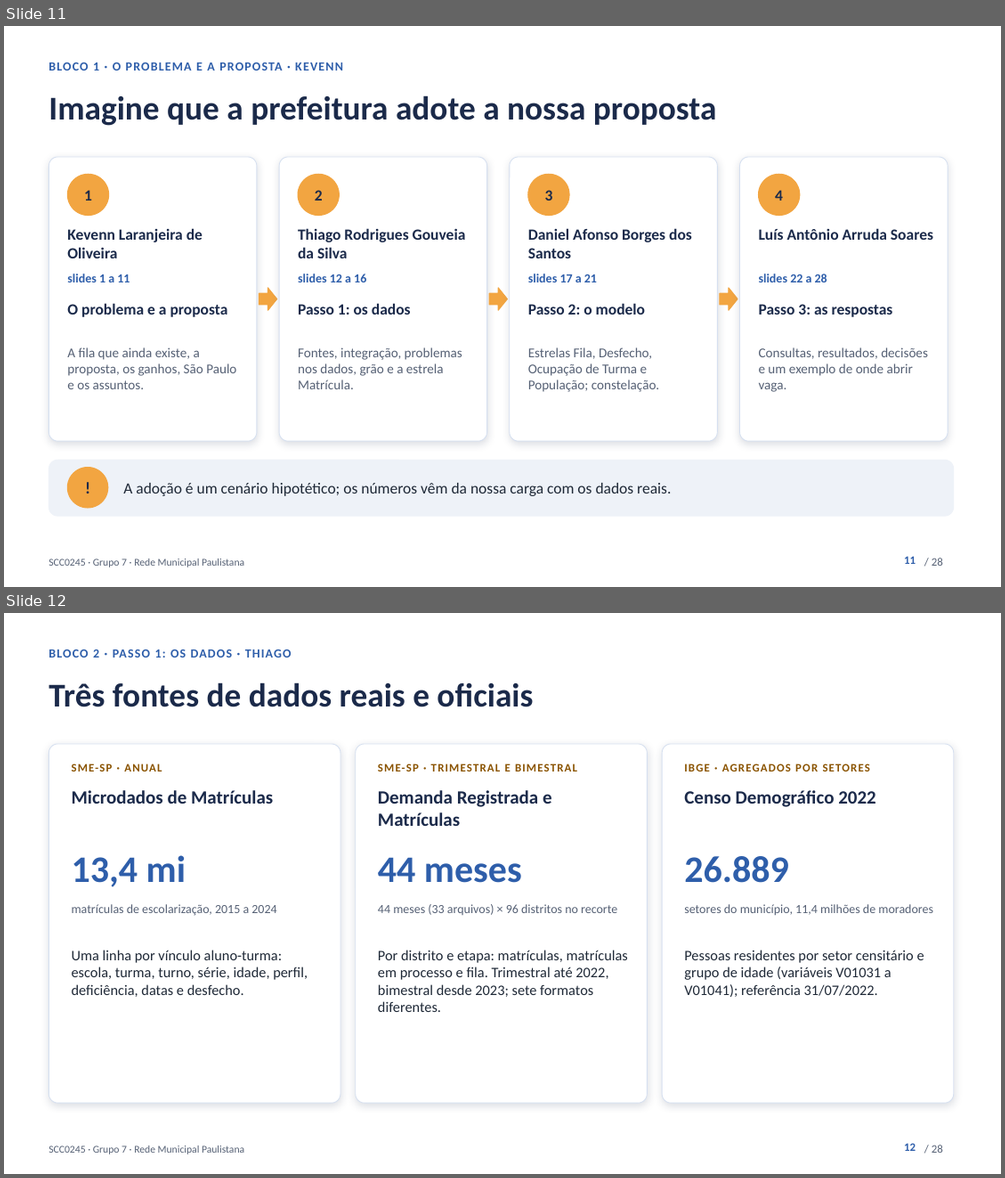
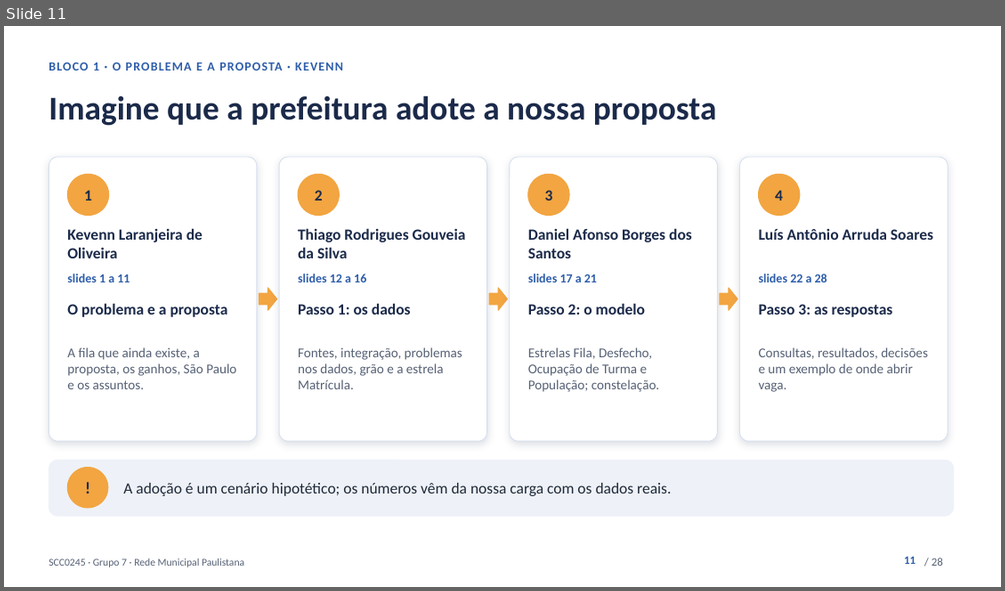
Before and after one commit to kevennlaranjeira/OLAP2026, a slide deck: docs/apresentacao/apresentacao-projeto1.pptx. Shown one above the other, each under a label of ours: slides 11 and 12 before the commit, slide 11 after it. The pictures are 1005x1178 and 1005x591 pixels, drawn with LibreOffice and Linux fonts; fonts in the diff are those of the drawing. Boxes give left, top, right and bottom in pixels: in the first picture for what was removed or moved away, otherwise in the second. Text is boxed around its words. In the diff, an @@ line names an element or a change of style, - is before the commit and + after.

```diff
--- a/docs/apresentacao/apresentacao-projeto1.pptx
+++ b/docs/apresentacao/apresentacao-projeto1.pptx
@@ slide 12 removed at box(4, 613, 1001, 1174), background #FFFFFF; not listed: 2 template elements that a slide beside it also shows @@
@@ text removed at box(48, 649, 291, 657) @@
-BLOCO 2 · PASSO 1: OS DADOS · THIAGO
@@ text removed at box(48, 682, 533, 707) @@
-Três fontes de dados reais e oficiais
@@ rounded rectangle removed at box(48, 744, 340, 1103) @@
@@ rounded rectangle removed at box(356, 744, 647, 1103) @@
@@ rounded rectangle removed at box(662, 744, 954, 1103) @@
@@ text removed at box(72, 763, 162, 771) @@
-SME-SP · ANUAL
@@ text removed at box(378, 763, 577, 771) @@
-SME-SP · TRIMESTRAL E BIMESTRAL
@@ text removed at box(684, 763, 870, 771) @@
-IBGE · AGREGADOS POR SETORES
@@ text removed at box(72, 790, 273, 803) @@
-Microdados de Matrículas
@@ text removed at box(378, 790, 552, 826) @@
-Demanda Registrada e Matrículas
@@ text removed at box(684, 790, 876, 807) @@
-Censo Demográfico 2022
@@ text removed at box(72, 855, 186, 887) @@
-13,4 mi
@@ text removed at box(378, 857, 522, 883) @@
-44 meses
@@ text removed at box(684, 856, 788, 883) @@
-26.889
@@ text removed at box(72, 904, 276, 916) @@
-matrículas de escolarização, 2015 a 2024
@@ text removed at box(378, 904, 617, 915) @@
-44 meses (33 arquivos) × 96 distritos no recorte
@@ text removed at box(684, 904, 933, 915) @@
-setores do município, 11,4 milhões de moradores
@@ text removed at box(72, 949, 307, 997) @@
-Uma linha por vínculo aluno-turma: escola, turma, turno, série, idade, perfil, deficiência, datas e desfecho.
@@ text removed at box(378, 949, 628, 1012) @@
-Por distrito e etapa: matrículas, matrículas em processo e fila. Trimestral até 2022, bimestral desde 2023; sete formatos diferentes.
@@ text removed at box(684, 949, 924, 997) @@
-Pessoas residentes por setor censitário e grupo de idade (variáveis V01031 a V01041); referência 31/07/2022.
@@ page number removed at box(904, 1143, 915, 1151) @@
-12
```
Also in this commit, not shown: 5 slides changed, 1 slide added, 4 other files.
